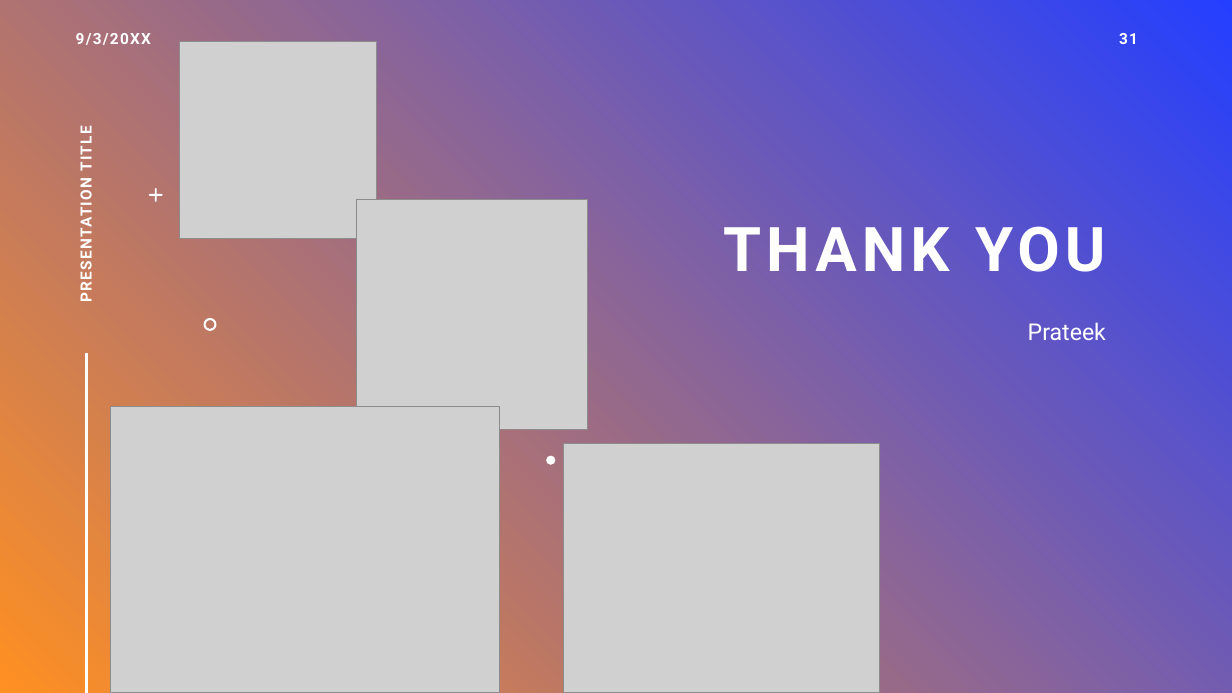
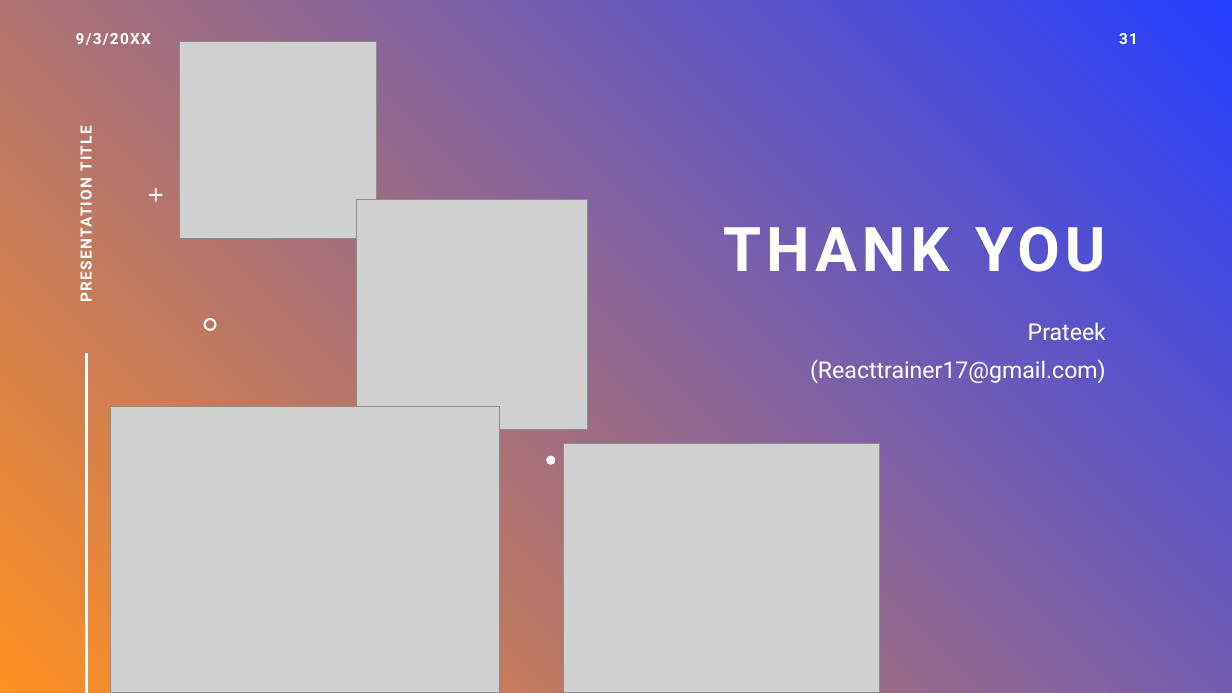
Before and after one commit to rteact17/TodoApp, a slide deck: slide 31 of React JS Training (3).pptx. Drawn at 1232x693 pixels with LibreOffice and Linux fonts; fonts in the diff are those of the drawing; grey boxes stand for pictures. Boxes give left, top, right and bottom in pixels: in the first picture for what was removed or moved away, otherwise in the second. Text is boxed around its words. In the diff, an @@ line names an element or a change of style, - is before the commit and + after.

```diff
--- a/React JS Training (3).pptx
+++ b/React JS Training (3).pptx
@@ text at [810,360,1106,383]: paragraph added @@
+(Reacttrainer17@gmail.com)
```
Also in this commit, not shown: 1 other slide changed.
